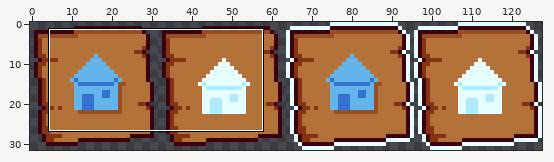
One commit to this sprite sheet: ppsspp/source_assets/image/home_r.png. Above, an overview of the earlier version with the close-up marked.
Close-up. As it was:
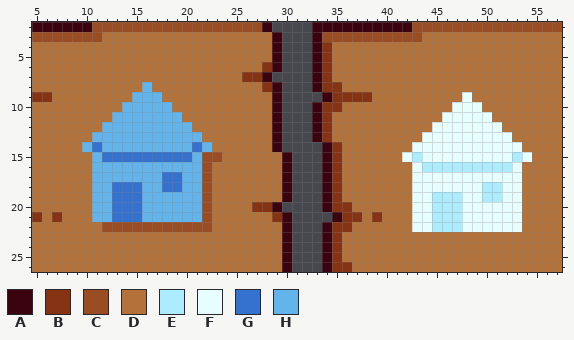
The file is 512x128 pixels, drawn in blocks of 4x4; one block is one cell here. Shown: x 5..57, y 2..26. The commit also changed other parts of the picture, which this record leaves out.
Palette (. is transparent): A #3b0310  B #853313  C #9a4d23  D #b2723a  E #adecff  F #e7feff  G #3571ce  H #63b4eb
Pixels before, first column x 5:
 2 AAAAAACCCCCCCCCCCCCCCCCA....AAAAAAAAAACCCCCCCCCCCCCCC
 3 CCCCCCCDDDDDDDDDDDDDDDDDA...ACCCCCCCCCCDDDDDDDDDDDDDD
 4 DDDDDDDDDDDDDDDDDDDDDDDDA...ABDDDDDDDDDDDDDDDDDDDDDDD
 5 DDDDDDDDDDDDDDDDDDDDDDDDA...ABDDDDDDDDDDDDDDDDDDDDDDD
 6 DDDDDDDDDDDDDDDDDDDDDDDBA...ABDDDDDDDDDDDDDDDDDDDDDDD
 7 DDDDDDDDDDDDDDDDDDDDDBBA....ABDDDDDDDDDDDDDDDDDDDDDDD
 8 DDDDDDDDDDDHDDDDDDDDDDDBA...ABBDDDDDDDDDDDDDDDDDDDDDD
 9 BBDDDDDDDDHHHDDDDDDDDDDDA....ABBBBDDDDDDDDDFDDDDDDDDD
10 DDDDDDDDDHHHHHDDDDDDDDDDA...ABBDDDDDDDDDDDFFFDDDDDDDD
11 DDDDDDDDHHHHHHHDDDDDDDDDA...ABDDDDDDDDDDDFFFFFDDDDDDD
12 DDDDDDDHHHHHHHHHDDDDDDDDA...ABDDDDDDDDDDFFFFFFFDDDDDD
13 DDDDDDHHHHHHHHHHHDDDDDDDA...ABDDDDDDDDDFFFFFFFFFDDDDD
14 DDDDDHGHHHHHHHHHGHDDDDDDA....ABDDDDDDDFFFFFFFFFFFDDDD
15 DDDDDDHGGGGGGGGGHCCDDDDDDA...ABDDDDDDFEFFFFFFFFFEFDDD
16 DDDDDDHHHHHHHHHHHCDDDDDDDA...ABDDDDDDDFEEEEEEEEEFDDDD
17 DDDDDDHHHHHHHGGHHCDDDDDDDA...ABDDDDDDDFFFFFFFFFFFDDDD
18 DDDDDDHHGGGHHGGHHCDDDDDDDA...ABDDDDDDDFFFFFFFEEFFDDDD
19 DDDDDDHHGGGHHHHHHCDDDDDDDA...ABDDDDDDDFFEEEFFEEFFDDDD
20 DDDDDDHHGGGHHHHHHCDDDDBBA....ABBDDDDDDFFEEEFFFFFFDDDD
21 BDBDDDHHGGGHHHHHHCDDDDDDBA....ABBDBDDDFFEEEFFFFFFDDDD
22 DDDDDDDCCCCCCCCCCCDDDDDDDA...ABBDDDDDDFFEEEFFFFFFDDDD
23 DDDDDDDDDDDDDDDDDDDDDDDDDA...ABDDDDDDDDDDDDDDDDDDDDDD
24 DDDDDDDDDDDDDDDDDDDDDDDDDA...ABDDDDDDDDDDDDDDDDDDDDDD
25 DDDDDDDDDDDDDDDDDDDDDDDDDA...ABDDDDDDDDDDDDDDDDDDDDDD
26 DDDDDDDDDDDDDDDDDDDDDDDDDA...ABBDDDDDDDDDDDDDDDDDDDDD
The result:
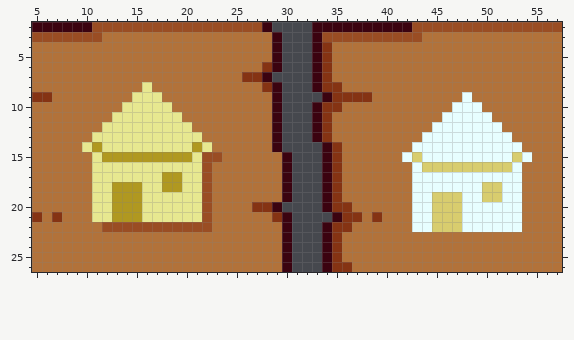
The exact change:
colour E: #adecff -> #d8cd6e
colour G: #3571ce -> #b09820
colour H: #63b4eb -> #e7e890
